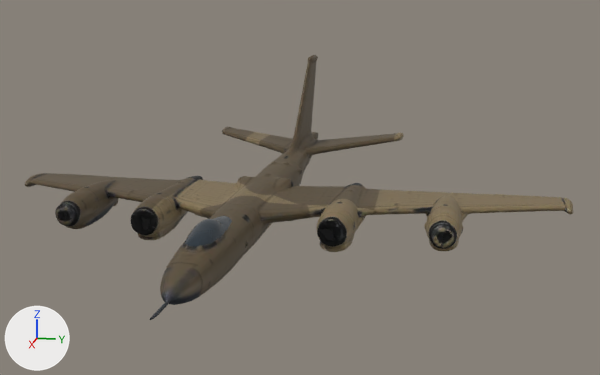
Before and after pictures for a commit that changed the glTF model site/models/bomber.glb.
Both versions are drawn from a 50 mm camera at (1.272, 0.314, 0.277) aimed at (-0.003, 0.06, -0.041). Arrows for +X, +Y and +Z are at lower left; the lights stay in place. The first picture is the older version. Where no turn or scale is listed for an object, it has been applied to the vertices.

The older version as bpy lines, for what is in view:
```python
me_fh_hangar_bomber_1 = bpy.data.meshes.new('fh_hangar_bomber_1')
me_fh_hangar_bomber_1.from_pydata(...)  # 26869 vertices, 53733 faces; spans x -0.499..0.499, y -0.501..0.501, z -0.121..0.121
# faces by material slot: [53132, 601]
me_fh_hangar_bomber_1.materials.append(mat_remesh_mat)
me_fh_hangar_bomber_1.materials.append(mat_glass)  # dark blue #303c45
ob_fh_hangar_bomber_1 = bpy.data.objects.new('fh_hangar_bomber_1', me_fh_hangar_bomber_1)
ob_fh_hangar_bomber_1.location = (0.0, 0.0, 0.011)
```
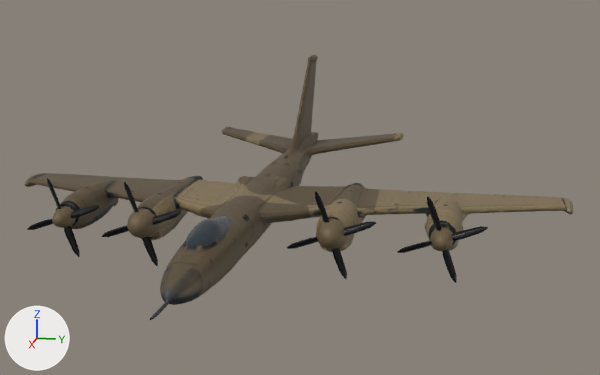
Boxes [x1, y1, x2, y2] around the edits, measured in the pictures (600 x 375 px):
'prop_inner_l.001', added
    after: [287, 191, 376, 279]
    faces in mat_prop_blade (black #18181b): [287, 191, 376, 279]
    faces in mat_prop_spinner (brown #6b5c40): [316, 218, 347, 250]
'prop_inner_l.002', added
    after: [102, 182, 182, 266]
    faces in mat_prop_blade (black #18181b): [102, 182, 181, 266]
    faces in mat_prop_spinner (brown #6b5c40): [127, 208, 157, 238]
'prop_outer_l.001', added
    after: [397, 197, 488, 283]
    faces in mat_prop_blade (black #18181b): [397, 197, 488, 283]
    faces in mat_prop_spinner (brown #6b5c40): [430, 227, 454, 251]
'prop_outer_l.002', added
    after: [27, 178, 100, 257]
    faces in mat_prop_blade (black #18181b): [27, 178, 100, 257]
    faces in mat_prop_spinner (brown #6b5c40): [52, 206, 76, 228]

The change in detail:
Material 'prop_tip' (mat_prop_tip) is new.
Its base color is (0.893, 0.531, 0.00942) (yellow #f3c118).
Its metallic is 0.1.
Material 'prop_spinner' (mat_prop_spinner) is new.
Its base color is (0.148, 0.106, 0.0516) (brown #6b5c40).
Its metallic is 0.15.
Its roughness is 0.6.
Material 'prop_blade' (mat_prop_blade) is new.
Its base color is (0.00942, 0.00942, 0.0112) (black #18181b).
Its metallic is 0.55.
Its roughness is 0.45.
Mesh me_prop_outer_l is new.
It has 253 vertices, 470 faces and spans x -0.35..0.35, y -1.0..1.0, z -1.0..1.0.
Faces by material slot: [166, 288, 16].
It uses material mat_prop_spinner (brown #6b5c40).
It uses material mat_prop_blade (black #18181b).
It uses material mat_prop_tip (yellow #f3c118).
Mesh me_prop_inner_l is new.
It has 253 vertices, 470 faces and spans x -0.35..0.35, y -1.0..1.0, z -1.0..1.0.
Faces by material slot: [166, 288, 16].
It uses material mat_prop_spinner (brown #6b5c40).
It uses material mat_prop_blade (black #18181b).
It uses material mat_prop_tip (yellow #f3c118).
Object 'prop_outer_l.002' (ob_prop_outer_l_002) is new; it shows me_prop_outer_l.
Its parent is ob_prop_outer_r.
Its location is (0.017, 0.0, 0.0).
Its scale is (0.0485, 0.0485, 0.0485).
Object 'prop_outer_r' (ob_prop_outer_r) is new.
Its parent is ob_props.
Its location is (0.114, -0.29, -0.0767).
Its rotation in degrees is (-27, 0, 0).
Object 'props' (ob_props) is new.
Its location is (0.0, 0.0, 0.0).
Object 'prop_outer_l.001' (ob_prop_outer_l_001) is new; it shows me_prop_outer_l.
Its parent is ob_prop_outer_l.
Its location is (0.017, 0.0, 0.0).
Its scale is (0.0485, 0.0485, 0.0485).
Object 'prop_outer_l' (ob_prop_outer_l) is new.
Its parent is ob_props.
Its location is (0.114, 0.29, -0.077).
Its rotation in degrees is (-27, 0, 0).
Object 'prop_inner_l.002' (ob_prop_inner_l_002) is new; it shows me_prop_inner_l.
Its parent is ob_prop_inner_r.
Its location is (0.017, 0.0, 0.0).
Its scale is (0.0485, 0.0485, 0.0485).
Object 'prop_inner_r' (ob_prop_inner_r) is new.
Its parent is ob_props.
Its location is (0.169, -0.14, -0.0628).
Its rotation in degrees is (-27, 0, 0).
Object 'prop_inner_l.001' (ob_prop_inner_l_001) is new; it shows me_prop_inner_l.
Its parent is ob_prop_inner_l.
Its location is (0.017, 0.0, 0.0).
Its scale is (0.0485, 0.0485, 0.0485).
Object 'prop_inner_l' (ob_prop_inner_l) is new.
Its parent is ob_props.
Its location is (0.169, 0.139, -0.0628).
Its rotation in degrees is (-27, 0, 0).
